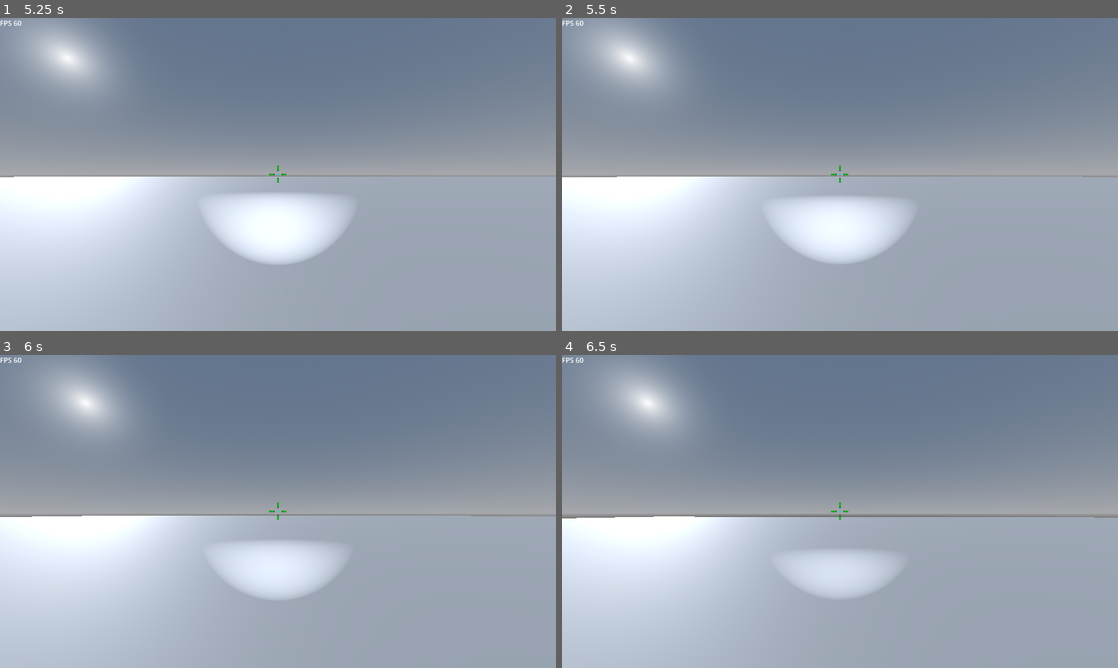
Above: before the commit, frames 1-4 (two rows, left to right).
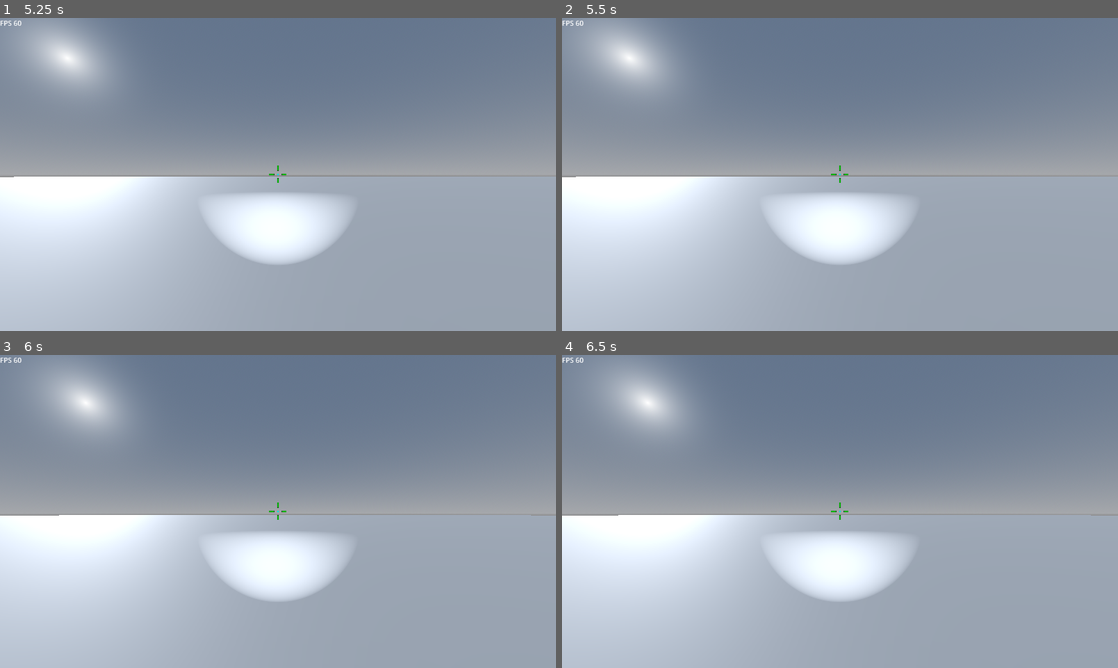
Above: after the commit, the same moments.

Repository: rbarongr/GodotFirstPersonController
Game: Godot game, scene res://Scenes/sandbox.tscn
Two runs of this game, one before a commit and one after it. Both use one fixed random seed, a clock stepped at 60 frames per second and the inputs below.
Inputs (mouse positions are in pixels of both pictures, inside the frame that each line leads up to):
- Up to frame 1 (5.25 s): tap Enter at 0.5, 4.25 s; move the mouse to (305, 174) at 0.52 s; hold W (move_forward) from 0.53 s (still down); tap Space (jump_default) at 0.6, 0.77, 1.07, 1.52, 1.55, 1.82, 2.3, 3.02, 3.05, 3.32, 3.5, 3.77, 3.8, 4.07, 4.52, 4.55, 4.82, 5 s; move the mouse to (250, 174) at 1.27 s; tap F (flashlight_toggle) at 1.35 s; move the mouse to (289, 168) at 2.02 s; hold Mouse wheel down (mouse_wheel_down) 2.03-2.78 s; move the mouse to (272, 180) at 2.77 s; tap Mouse wheel up (mouse_wheel_up) at 2.85 s; move the mouse to (316, 177) at 3.52 s; hold Ctrl (move_crouch) 3.53-4.28 s; move the mouse to (233, 171) at 4.27 s; tap Shift (move_walk) at 4.35 s; move the mouse to (283, 174) at 5.02 s; tap Caps Lock (swim_fly_toggle) at 5.1 s
- Up to frame 2 (5.5 s): keep holding W (move_forward); tap Space (jump_default) at 5.3 s
- Up to frame 3 (6 s): move the mouse to (255, 505) at 5.77 s; release W (move_forward) at 5.78 s; hold D (move_right) from 5.78 s (still down); tap Space (jump_default) at 5.85 s
- Up to frame 4 (6.5 s): keep holding D (move_right); tap Space (jump_default) at 6.02, 6.32 s

Frame 1 is identical in both runs. In frame 2, 0.1% of the frame differs, in the area x 2-100%, y 50-58%; in frame 3, 1.3%; in frame 4, 4.1%, in the area x 0-100%, y 51-79%.

Commit message:
swimming: implemented two jump heights, one for upswim under water and one for jumping of the surface

Diff:
--- a/Player/player.gd
+++ b/Player/player.gd
@@ -18,6 +18,7 @@
 @export_range(10, 400, 1) var acceleration_land: float = 400 #10000 # m/s^2
 @export_range(10, 400, 1) var acceleration_water: float = 200
 @export_range(0.01, 10, 1) var water_drag: float = 1 # the deceleration when the player jumps into water
+@export_range(-0.5, -4, -2) var water_depth_separator: float = -2 # the depth of water below that space bar will not jump but just swim upwards
 
 @export_range(0.1, 3.0, 0.1) var jump_height_default: float = 2 # m
 @export_range(0.1, 3.0, 0.1) var jump_height_high: float = 3
@@ -56,7 +57,7 @@
 
 enum JumpStates {
 	NO,      # not jumping
-	DEFAULT, # slow upjump
+	UP, # slow upjump
 	DOWN,    # slow downjump (swimming only)
 	HIGH,    # fast upjump
 	HOLD     # stopping your falling, holding you in the air at current height
@@ -80,7 +81,8 @@
 @onready var camera_map: Camera3D = $CShapeHead/CameraMap
 @onready var flashlight: SpotLight3D = $CShapeHead/CameraFirstPerson/PlayerFlashlight
 @onready var raycast_up: RayCast3D = $CShapeHead/RayTop
-@onready var raycast_down_swim: RayCast3D = $CShapeHead/RayDepthSwim
+@onready var raycast_up_swim: RayCast3D = $CShapeHead/RayUpSwim
+@onready var raycast_down_swim: RayCast3D = $CShapeHead/RayDownSwim
 @onready var racyast_crosshair: RayCast3D = $CShapeHead/CameraFirstPerson/CollisionRayCrosshair
 
 @onready var player_body: CSGSphere3D = $VisibleBody
@@ -116,11 +118,11 @@
 	if Input.is_action_just_pressed("jump_default"):
 		if movement_state_current == MovementStates.LAND:
 			if is_on_floor():
-				jump_state_current = JumpStates.DEFAULT
+				jump_state_current = JumpStates.UP
 			else:
 				jump_state_current = JumpStates.HOLD
 		else:
-			jump_state_current = JumpStates.DEFAULT
+			jump_state_current = JumpStates.UP
 	if Input.is_action_just_released("jump_default"):
 		jump_state_current = JumpStates.NO
 	if Input.is_action_just_pressed("jump_high"):
@@ -243,7 +245,7 @@
 func _jump(delta: float) -> Vector3:
 	if movement_state_current == MovementStates.LAND:
 
-		if jump_state_current == JumpStates.DEFAULT:
+		if jump_state_current == JumpStates.UP:
 			jump_state_current = JumpStates.NO
 			jump_vel = calc_jump_vel_default()
 
@@ -260,7 +262,7 @@
 		if jump_state_current == JumpStates.NO:
 			# stop any ladder movement if the player jumped into the ladder
 			jump_vel = Vector3.ZERO
-		elif jump_state_current == JumpStates.DEFAULT:
+		elif jump_state_current == JumpStates.UP:
 			jump_state_current = JumpStates.NO
 			if movement_state_current == MovementStates.LADDER_LAND:
 				movement_state_current = MovementStates.LAND
@@ -291,18 +293,27 @@
 		#jump_vel = walk_vel.move_toward(walk_dir * swim_vertical_default, acceleration * delta/2)
 
 	elif movement_state_current == MovementStates.SWIM:
+		#print("swimray: ", raycast_down_swim.is_colliding())
+		#print("swimray: ", raycast_down_swim.get_collision_point().y)
+		#print("upray: ", raycast_up_swim.is_colliding())
 		# dont bounce around on the water surface as in halflife1 ...
 		if jump_state_current == JumpStates.NO:
 			jump_vel = calc_jump_vel_nojump(delta)
 
-		elif jump_state_current == JumpStates.DEFAULT:
-			if not raycast_down_swim.is_colliding():
+		elif jump_state_current == JumpStates.UP:
+			print("swimray: ", raycast_down_swim.get_collision_point().y)
+			#if not raycast_down_swim.is_colliding():
+			if raycast_down_swim.get_collision_point().y < water_depth_separator:
+				print("if")
 				var walk_dir: Vector3 = Vector3(0, 1, 0).normalized()
 				jump_vel = jump_vel.move_toward(walk_dir * swim_vertical_default, acceleration_water * delta)
 
 			else:
+				print("else")
 				# jump of the water surface
 				jump_vel = calc_jump_vel_default()
+				#var walk_dir: Vector3 = Vector3(0, 1, 0).normalized()
+				#jump_vel = jump_vel.move_toward(walk_dir * swim_vertical_default, acceleration_water * delta)
 
 		elif jump_state_current == JumpStates.DOWN:
 			var walk_dir: Vector3 = Vector3(0, -1, 0).normalized()
--- a/Player/player.tscn
+++ b/Player/player.tscn
@@ -56,18 +56,22 @@
 
 [node name="TextureRect" type="TextureRect" parent="CShapeHead/CameraFirstPerson/CenterContainer"]
 layout_mode = 2
-texture = ExtResource("2_ae4gc")
+texture = ExtResource("2_5xdcs")
 stretch_mode = 5
 
 [node name="CollisionRayCrosshair" type="RayCast3D" parent="CShapeHead/CameraFirstPerson"]
 target_position = Vector3(0, 0, -100)
 
 [node name="RayTop" type="RayCast3D" parent="CShapeHead"]
-transform = Transform3D(1, 0, 0, 0, 1, 0, 0, 0, 1, 0, 0.00127006, 0)
 target_position = Vector3(0, 0.6, 0)
 collide_with_areas = true
 
-[node name="RayDepthSwim" type="RayCast3D" parent="CShapeHead"]
+[node name="RayUpSwim" type="RayCast3D" parent="CShapeHead"]
+transform = Transform3D(1, 0, 0, 0, 1, 0, 0, 0, 1, 0, 0.184379, 0)
+target_position = Vector3(0, -0.1, 0)
+debug_shape_custom_color = Color(0, 1, 0, 1)
+
+[node name="RayDownSwim" type="RayCast3D" parent="CShapeHead"]
 target_position = Vector3(0, -0.5, 0)
 collide_with_areas = true
 
--- a/project.godot
+++ b/project.godot
@@ -19,7 +19,6 @@
 
 window/size/viewport_width=1280
 window/size/viewport_height=720
-window/size/mode=3
 
 [input]
 
Not shown: 3 places in Player/player.tscn that only renumber resources
Not shown: 1 places in Scenes/ladder.tscn that only renumber resources
Not shown: 4 places in Scenes/sandbox.tscn that only renumber resources
Not shown: 1 places in Scenes/water_surface.tscn that only renumber resources
